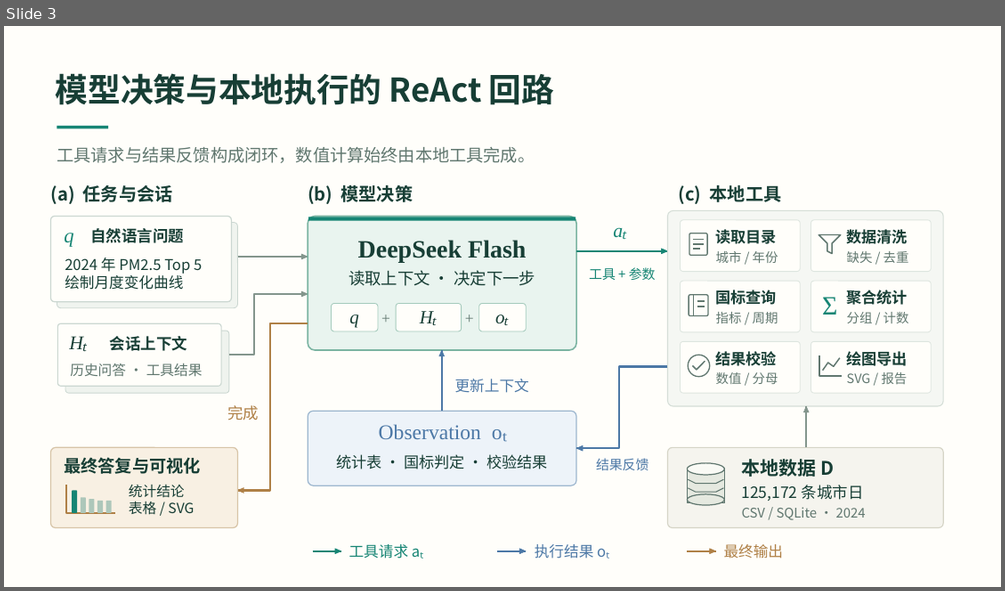
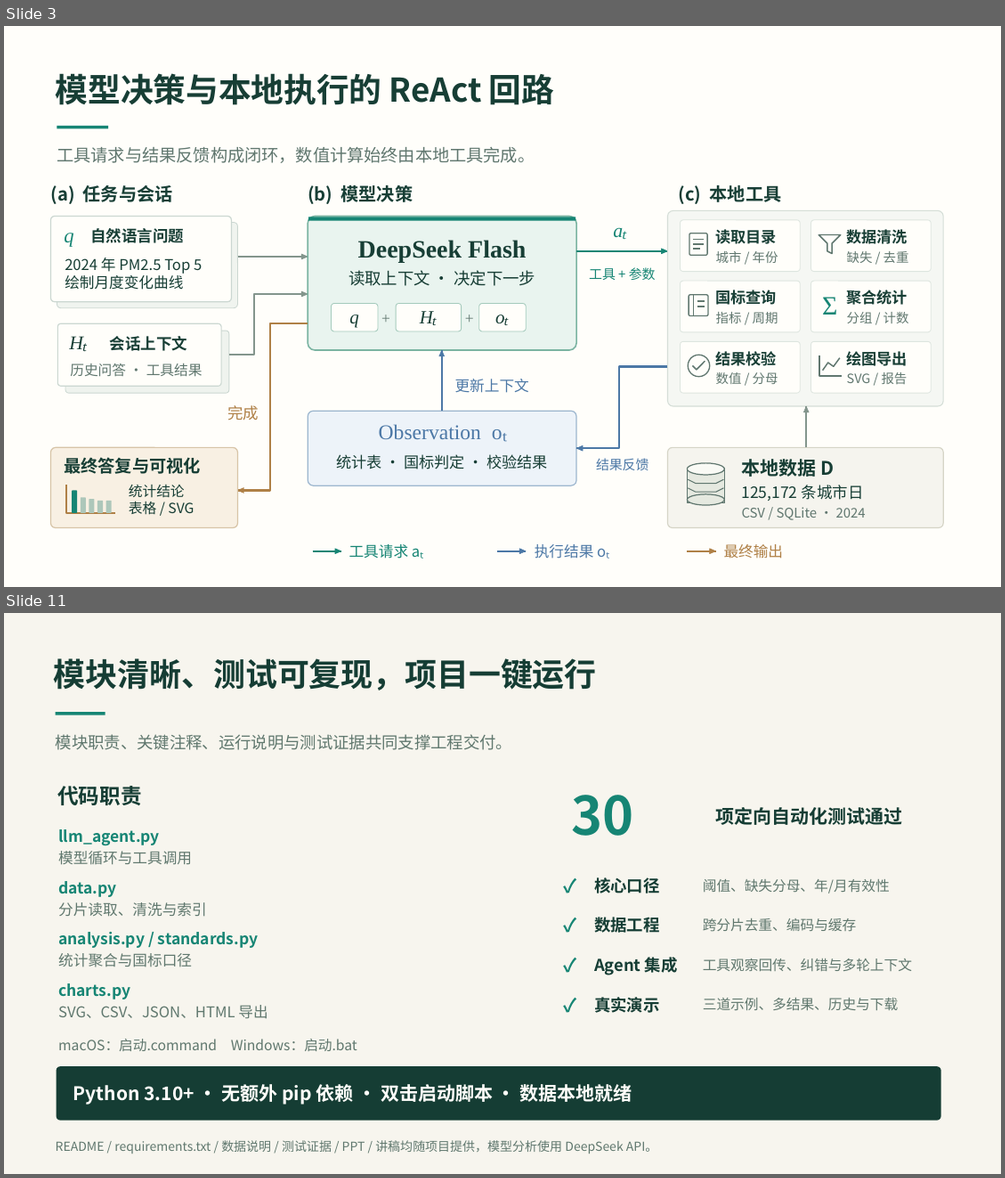
Before and after one commit to liujiting123/AirScope, a slide deck: docs/参赛答辩.pptx. Shown one above the other, each under a label of ours: slide 3 before the commit, slides 3 and 11 after it; the slides between them are not shown. The pictures are 1005x591 and 1005x1178 pixels, drawn with LibreOffice and Linux fonts; fonts in the diff are those of the drawing. Boxes give left, top, right and bottom in pixels: in the first picture for what was removed or moved away, otherwise in the second. Text is boxed around its words. In the diff, an @@ line names an element or a change of style, - is before the commit and + after.

Commit message:
Rebuild showcase slides and add ecological guidance to analysis answers

```diff
--- a/docs/参赛答辩.pptx
+++ b/docs/参赛答辩.pptx
@@ slide 11 added at [4,613,1001,1174], background #F7F5EE @@
@@ text added at [54,658,597,690], 30.8 pt, text #153D34, bold @@
+模块清晰、测试可复现，项目一键运行
@@ rectangle added at [56,712,105,714], fill #168574 @@
@@ text added at [56,734,513,750], 15.8 pt, text #60786E @@
+模块职责、关键注释、运行说明与测试证据共同支撑工程交付。
@@ text added at [57,786,142,805], 20.2 pt, text #153D34, bold @@
+代码职责
@@ text added at [571,795,633,835], 51 pt, text #168574, bold @@
+30
@@ text added at [716,807,903,825], 18 pt, text #153D34, bold @@
+项定向自动化测试通过
@@ text added at [58,829,160,846], 15 pt, text #168574, bold @@
+llm_agent.py
@@ text added at [58,851,192,865], 14.2 pt, text #60786E @@
+模型循环与工具调用
@@ text added at [563,872,587,899], 18 pt, text #168574, bold @@
+✓
@@ text added at [594,877,659,893], 15.8 pt, text #153D34, bold @@
+核心口径
@@ text added at [703,879,890,893], 13.5 pt, text #60786E @@
+阈值、缺失分母、年/月有效性
@@ text added at [58,881,116,897], 15 pt, text #168574, bold @@
+data.py
@@ text added at [58,902,207,916], 14.2 pt, text #60786E @@
+分片读取、清洗与索引
@@ text added at [58,932,259,948], 15 pt, text #168574, bold @@
+analysis.py / standards.py
@@ text added at [563,911,587,938], 18 pt, text #168574, bold @@
+✓
@@ text added at [594,916,659,933], 15.8 pt, text #153D34, bold @@
+数据工程
@@ text added at [703,918,857,932], 13.5 pt, text #60786E @@
+跨分片去重、编码与缓存
@@ text added at [58,953,192,967], 14.2 pt, text #60786E @@
+统计聚合与国标口径
@@ text added at [563,951,587,978], 18 pt, text #168574, bold @@
+✓
@@ text added at [594,957,678,975], 15.8 pt, text #153D34, bold @@
+Agent 集成
@@ text added at [703,958,912,971], 13.5 pt, text #60786E @@
+工具观察回传、纠错与多轮上下文
@@ text added at [58,983,130,999], 15 pt, text #168574, bold @@
+charts.py
@@ text added at [58,1005,267,1019], 14.2 pt, text #60786E @@
+SVG、CSV、JSON、HTML 导出
@@ text added at [563,990,587,1018], 18 pt, text #168574, bold @@
+✓
@@ text added at [594,997,659,1013], 15.8 pt, text #153D34, bold @@
+真实演示
@@ text added at [703,997,898,1010], 13.5 pt, text #60786E @@
+三道示例、多结果、历史与下载
@@ text added at [58,1038,357,1051], 13.5 pt, text #60786E @@
+macOS：启动.command Windows：启动.bat
@@ rounded rectangle added at [57,1066,941,1120], fill #153D34 @@
@@ text added at [73,1084,632,1104], 18 pt, text #FFFEFA, bold @@
+Python 3.10+ · 无额外 pip 依赖 · 双击启动脚本 · 数据本地就绪
@@ text added at [56,1140,657,1153], 12 pt, text #60786E @@
+README / requirements.txt / 数据说明 / 测试证据 / PPT / 讲稿均随项目提供，模型分析使用 DeepSeek API。
```
Also in this commit, not shown: 9 other slides added, 7 slides removed, 3 other files.
